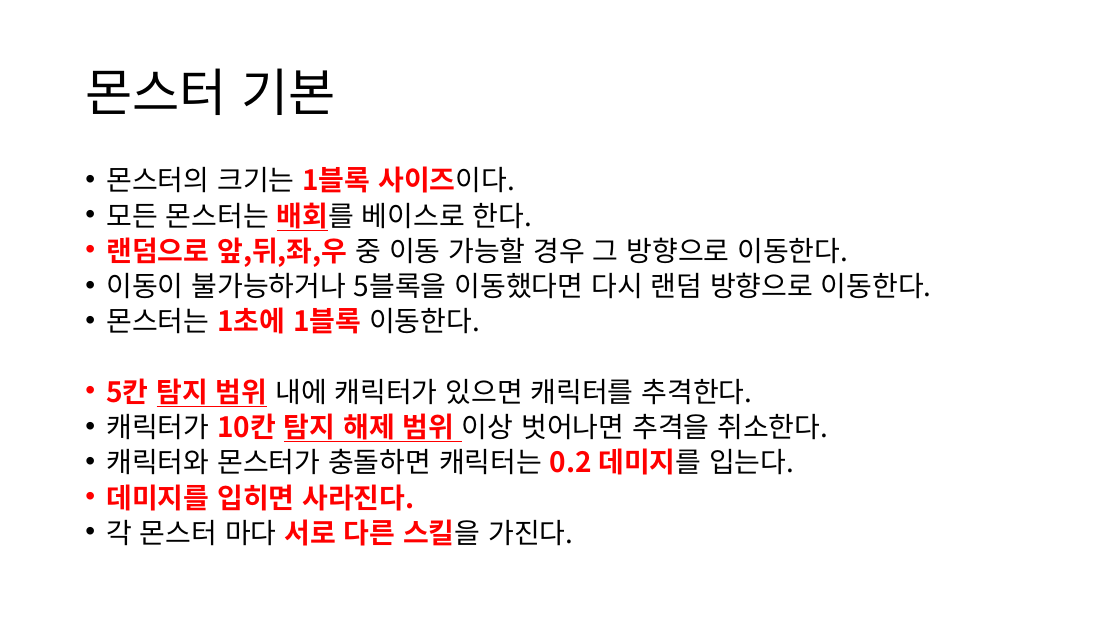
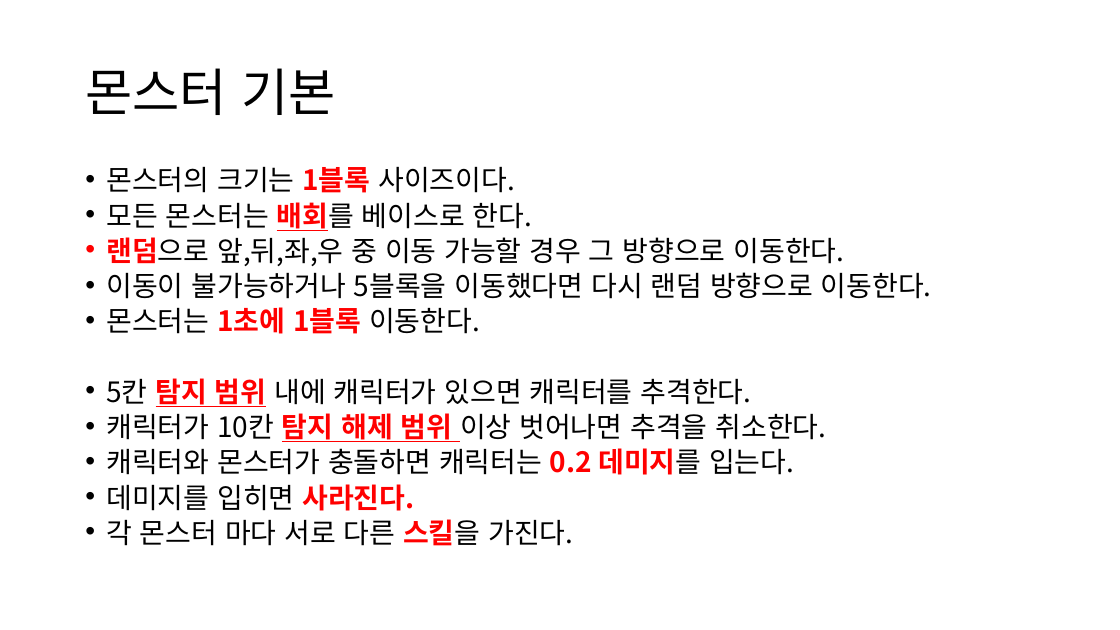
Before and after one commit to yimgunho/Witch_of_Time, a slide deck: slide 2 of 시간의 마녀_몬스터 기획.pptx. Drawn at 1120x630 pixels with LibreOffice and Linux fonts; fonts in the diff are those of the drawing. Boxes give left, top, right and bottom in pixels: in the first picture for what was removed or moved away, otherwise in the second. Text is boxed around its words. In the diff, an @@ line names an element or a change of style, - is before the commit and + after.

Commit message:
몬스터 기획 4

```diff
--- a/시간의 마녀_몬스터 기획.pptx
+++ b/시간의 마녀_몬스터 기획.pptx
@@ text at [106,166,844,546]: text colour #FF0000 to #000000, bold off in "사이즈이다.", "랜덤으로 앞,뒤,좌,우", "5칸", "10칸" and 2 more places @@
```
Also in this commit, not shown: 7 other slides changed.
